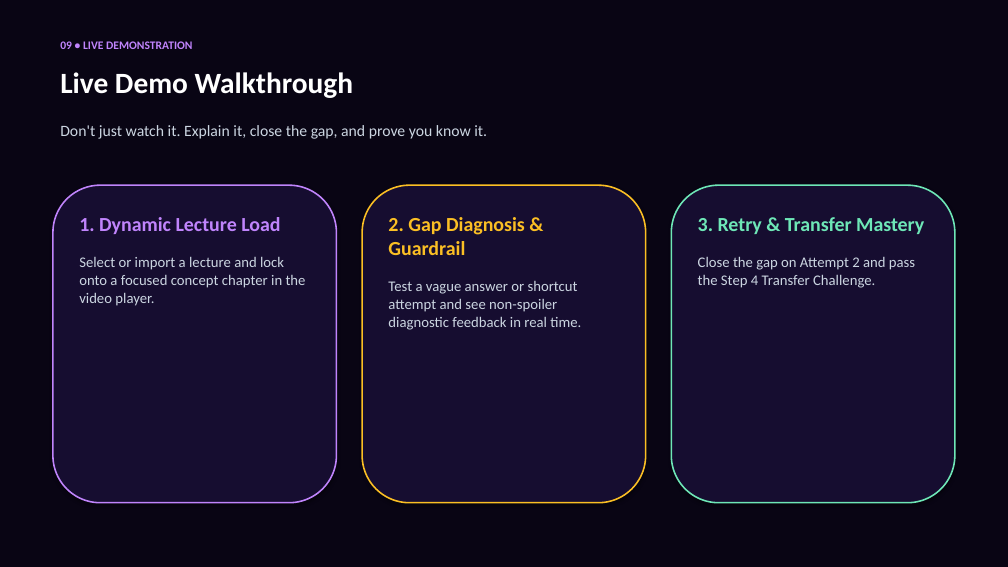
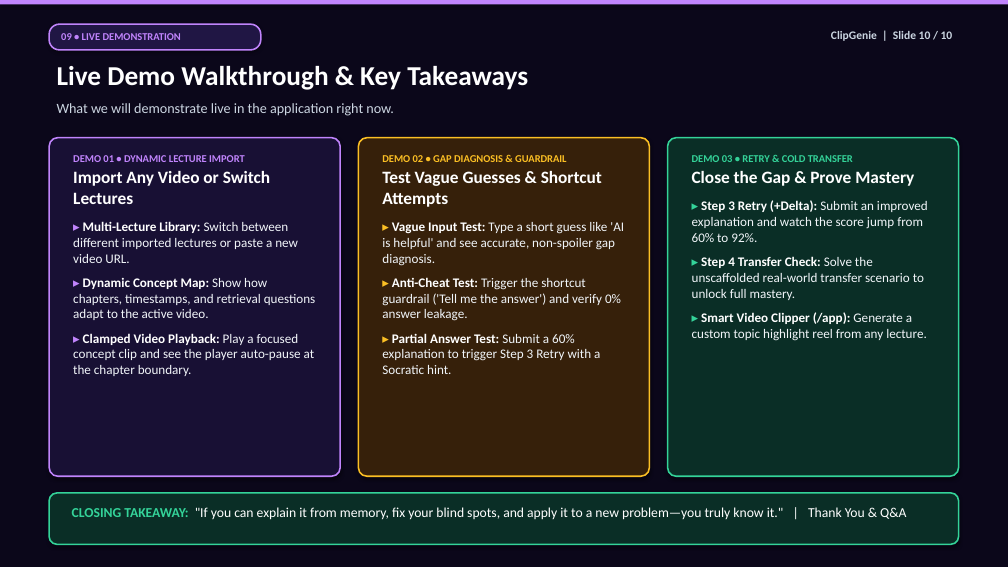
Before and after one commit to ansnaeemcodes/clipgenie, a slide deck: slide 10 of ClipGenie_Presentation.pptx. Drawn at 1008x567 pixels with LibreOffice and Linux fonts; fonts in the diff are those of the drawing. Boxes give left, top, right and bottom in pixels: in the first picture for what was removed or moved away, otherwise in the second. Text is boxed around its words. In the diff, an @@ line names an element or a change of style, - is before the commit and + after.

Commit message:
design(deck): redesign pitch deck with high-contrast typography, multi-layout slides, and structured points

```diff
--- a/ClipGenie_Presentation.pptx
+++ b/ClipGenie_Presentation.pptx
@@ rectangle at (0, 0, 1008, 567): fill #090514 to #0B071A @@
@@ rectangle added at (0, 0, 1008, 5), fill #C084FC @@
@@ rounded rectangle "09 • LIVE DEMONSTRATION": place and size @@
-rounded rectangle "09 • LIVE DEMONSTRATION" at (60, 41, 192, 49)
+rounded rectangle "09 • LIVE DEMONSTRATION" at (49, 24, 261, 50)
@@ rounded rectangle "09 • LIVE DEMONSTRATION" at (49, 24, 261, 50): size 11 to 10 pt; vertical alignment top to middle; fill none to #201644; outline none to #C084FC 1.5 pt; shadow on @@
@@ text added at (831, 31, 953, 41), 11 pt, text #CBD5E1, bold @@
+ClipGenie | Slide 10 / 10
@@ text at (57, 66, 528, 90): text changed; size 28 to 26 pt @@
-Live Demo Walkthrough
+Live Demo Walkthrough & Key Takeaways
@@ text at (57, 103, 394, 116): text changed; size 14 to 13.5 pt @@
-1. Dynamic Lecture Load
-Select or import a lecture and lock onto a focused concept chapter in the video player.
+What we will demonstrate live in the application right now.
@@ rounded rectangle: place and size @@
-rounded rectangle at (362, 185, 646, 503)
+rounded rectangle at (49, 138, 340, 476)
@@ rounded rectangle at (49, 138, 340, 476): fill #160D30 to #181034; outline #FBBF24 1.5 pt to #C084FC 1.5 pt; proportions changed @@
@@ text removed at (60, 125, 487, 139) @@
-Don't just watch it. Explain it, close the gap, and prove you know it.
@@ rounded rectangle: place and size @@
-rounded rectangle at (671, 185, 955, 503)
+rounded rectangle at (358, 138, 650, 476)
@@ rounded rectangle at (358, 138, 650, 476): fill #160D30 to #36200A; outline #6EE7B7 1.5 pt to #FBBF24 1.5 pt; proportions changed @@
@@ rounded rectangle added at (668, 138, 959, 476), fill #0A2E26, outline #34D399 1.5 pt @@
@@ text added at (73, 155, 315, 376), 12.5 pt, text #F1F5F9 @@
+DEMO 01 • DYNAMIC LECTURE IMPORT
+Import Any Video or Switch Lectures
+▸ Multi-Lecture Library: Switch between different imported lectures or paste a new video URL.
+▸ Dynamic Concept Map: Show how chapters, timestamps, and retrieval questions adapt to the active video.
+▸ Clamped Video Playback: Play a focused concept clip and see the player auto-pause at the chapter boundary.
@@ text added at (382, 155, 624, 374), 12.5 pt, text #F1F5F9 @@
+DEMO 02 • GAP DIAGNOSIS & GUARDRAIL
+Test Vague Guesses & Shortcut Attempts
+▸ Vague Input Test: Type a short guess like 'AI is helpful' and see accurate, non-spoiler gap diagnosis.
+▸ Anti-Cheat Test: Trigger the shortcut guardrail ('Tell me the answer') and verify 0% answer leakage.
+▸ Partial Answer Test: Submit a 60% explanation to trigger Step 3 Retry with a Socratic hint.
@@ text at (692, 155, 928, 341): text changed; size 14 to 12.5 pt; text colour #CBD5E1 to #F1F5F9 @@
-3. Retry & Transfer Mastery
-Close the gap on Attempt 2 and pass the Step 4 Transfer Challenge.
+DEMO 03 • RETRY & COLD TRANSFER
+Close the Gap & Prove Mastery
+▸ Step 3 Retry (+Delta): Submit an improved explanation and watch the score jump from 60% to 92%.
+▸ Step 4 Transfer Check: Solve the unscaffolded real-world transfer scenario to unlock full mastery.
+▸ Smart Video Clipper (/app): Generate a custom topic highlight reel from any lecture.
@@ rounded rectangle removed at (53, 185, 337, 503) @@
@@ text removed at (388, 217, 581, 330) @@
-2. Gap Diagnosis & Guardrail
-Test a vague answer or shortcut attempt and see non-spoiler diagnostic feedback in real time.
@@ rounded rectangle added at (49, 493, 959, 544), fill #0A2E26, outline #34D399 1.5 pt @@
@@ text added at (72, 507, 906, 520), 13 pt, text #FFFFFF @@
+CLOSING TAKEAWAY: "If you can explain it from memory, fix your blind spots, and apply it to a new problem—you truly know it." | Thank You & Q&A
```
Also in this commit, not shown: 5 other slides changed, 4 slides added, 4 slides removed, 5 other files.
